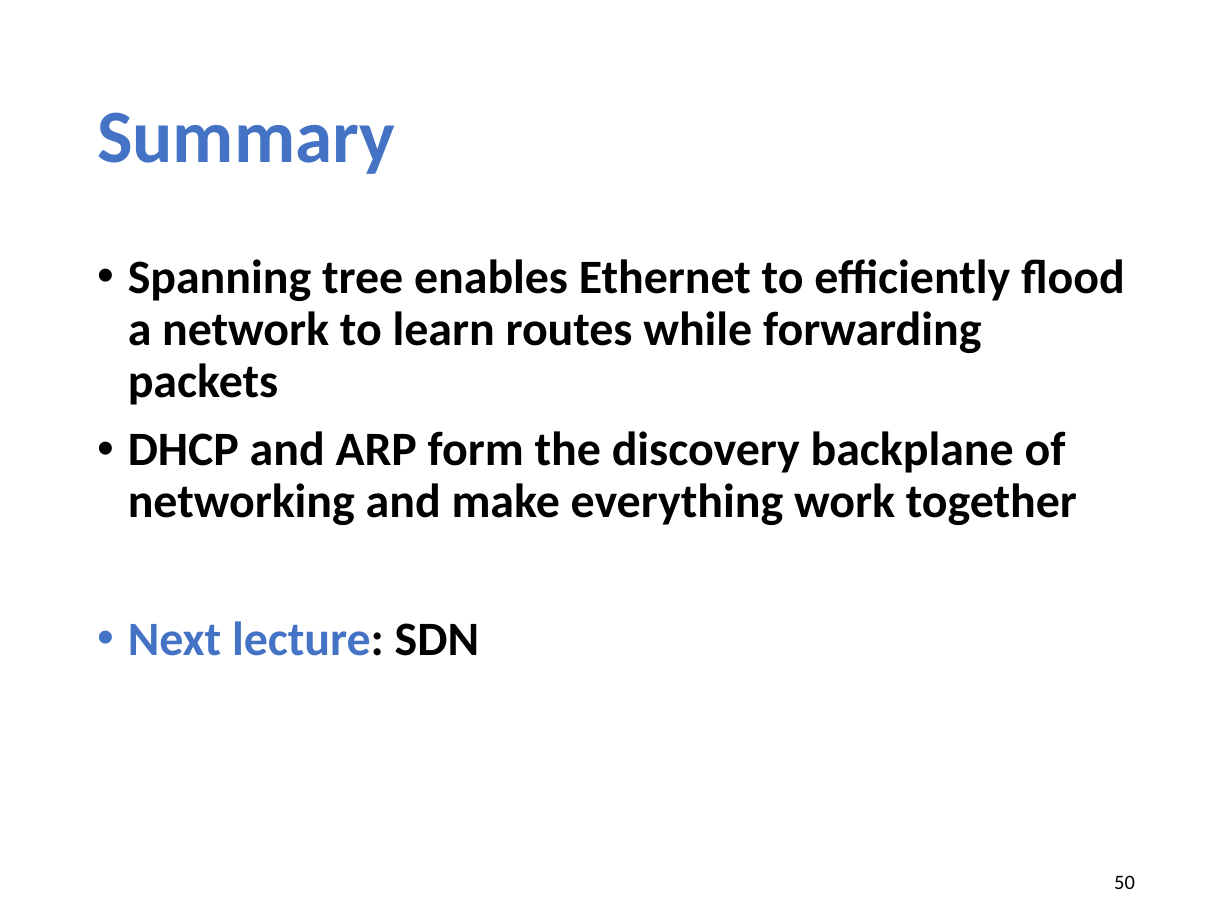
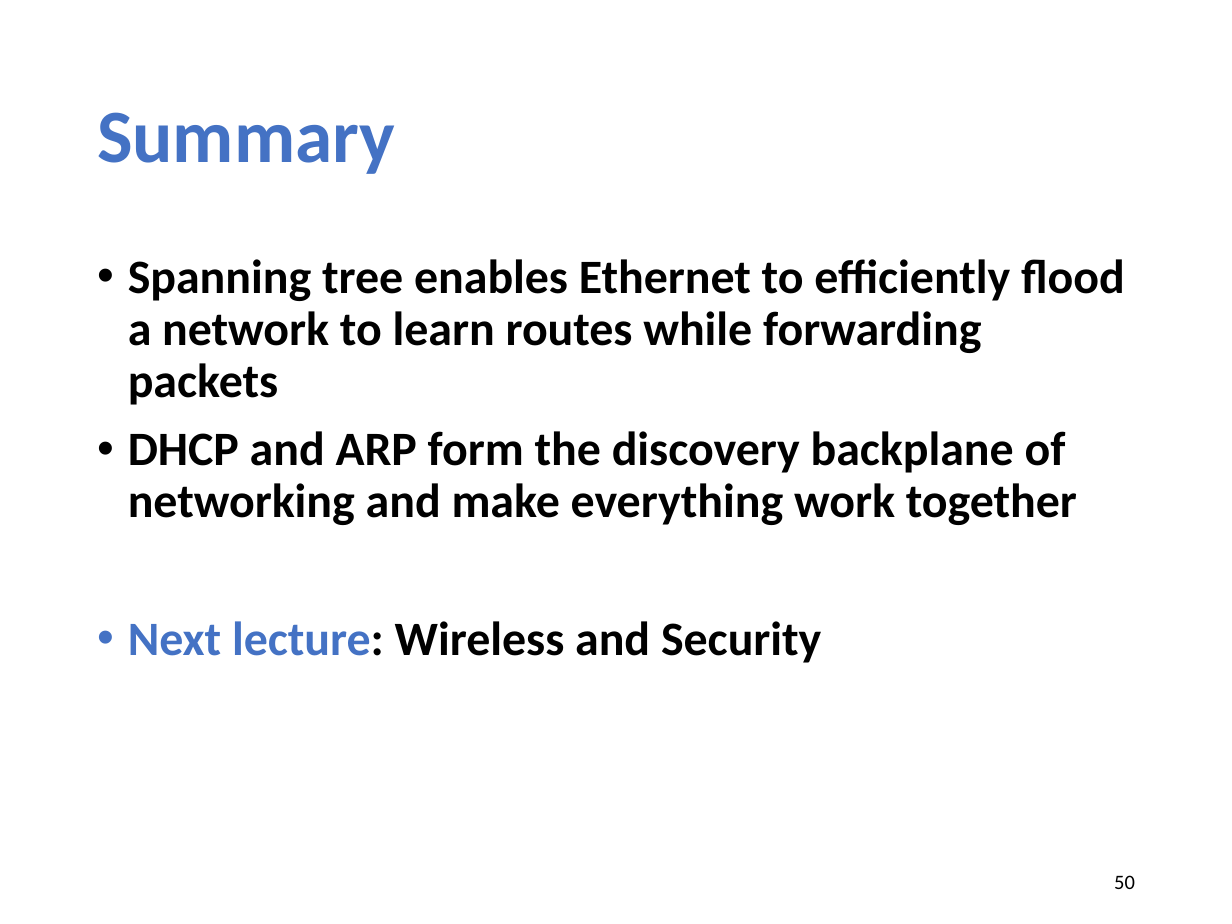
Before and after one commit to xinjin/course-net, a slide deck: slide 50 of slides/lec18_LAN.pptx. Drawn at 1232x924 pixels with LibreOffice and Linux fonts; fonts in the diff are those of the drawing. Boxes give left, top, right and bottom in pixels: in the first picture for what was removed or moved away, otherwise in the second. Text is boxed around its words. In the diff, an @@ line names an element or a change of style, - is before the commit and + after.

```diff
--- a/slides/lec18_LAN.pptx
+++ b/slides/lec18_LAN.pptx
@@ text at box(128, 621, 821, 663): text changed; text colour #4472C4 to #000000 @@
-• Next lecture: SDN
+• Next lecture: Wireless and Security
```
Also in this commit, not shown: 10 other files.
